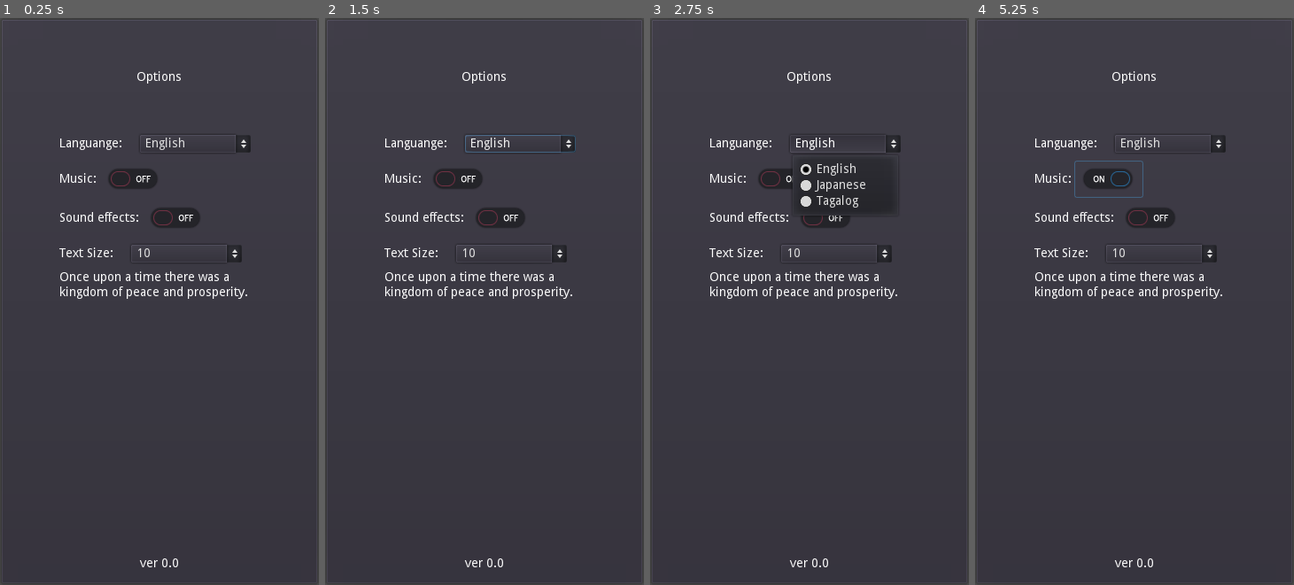
Above: before the commit, frames 1-4 (left to right).
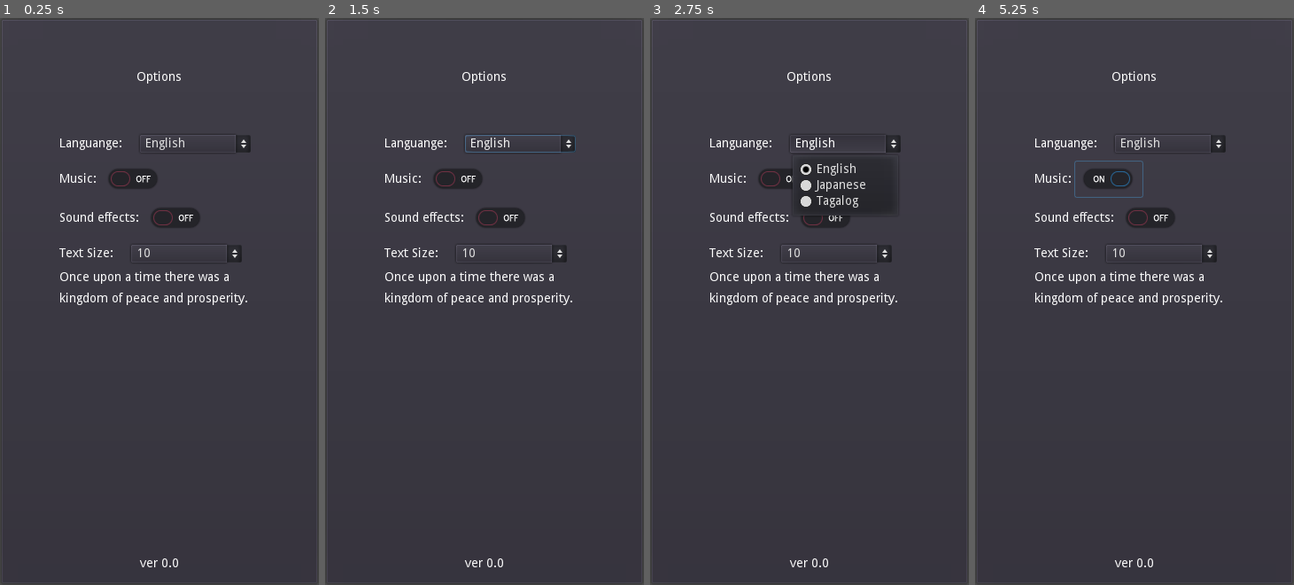
Above: after the commit, the same moments.

Repository: philipuriarte/A-Churchyard-of-Orphans
Game: Godot game, scene res://scenes/options_screen.tscn
Same seed, same stepped clock (60 frames per second), same inputs: the game is played once before the commit and once after it. This scene is started directly instead of the project's main scene.
Inputs (mouse positions are in pixels of both pictures, inside the frame that each line leads up to):
- Up to frame 1 (0.25 s): no input
- Up to frame 2 (1.5 s): click "English" at 0.5 s; click "10" at 1.25 s
- Up to frame 3 (2.75 s): click "English" at 2 s
- Up to frame 4 (5.25 s): click "10" at 2.75 s; click "English" at 3.5 s; click "10" at 4.25 s; click (1108, 176) at 5 s

The runs differ from the first frame. In frame 1, 0.7% of the frame differs, in the area x 18-78%, y 47-51%; in frame 2, 0.7%; in frame 3, 0.7%; in frame 4, 0.7%.

Commit message:
Set Line Spacing of TestText to 10

Diff:
--- a/scenes/options_screen.tscn
+++ b/scenes/options_screen.tscn
@@ -103,7 +103,7 @@
 [node name="TextContainer" type="VBoxContainer" parent="MarginContainer/MainCointainer/OptionsMargin/OptionsContainer"]
 margin_top = 124.0
 margin_right = 226.0
-margin_bottom = 185.0
+margin_bottom = 192.0
 custom_constants/separation = 10
 
 [node name="Text" type="HBoxContainer" parent="MarginContainer/MainCointainer/OptionsMargin/OptionsContainer/TextContainer"]
@@ -129,7 +129,8 @@
 [node name="TextText" type="Label" parent="MarginContainer/MainCointainer/OptionsMargin/OptionsContainer/TextContainer"]
 margin_top = 30.0
 margin_right = 226.0
-margin_bottom = 61.0
+margin_bottom = 68.0
+custom_constants/line_spacing = 10
 text = "Once upon a time there was a kingdom of peace and prosperity."
 autowrap = true
 
